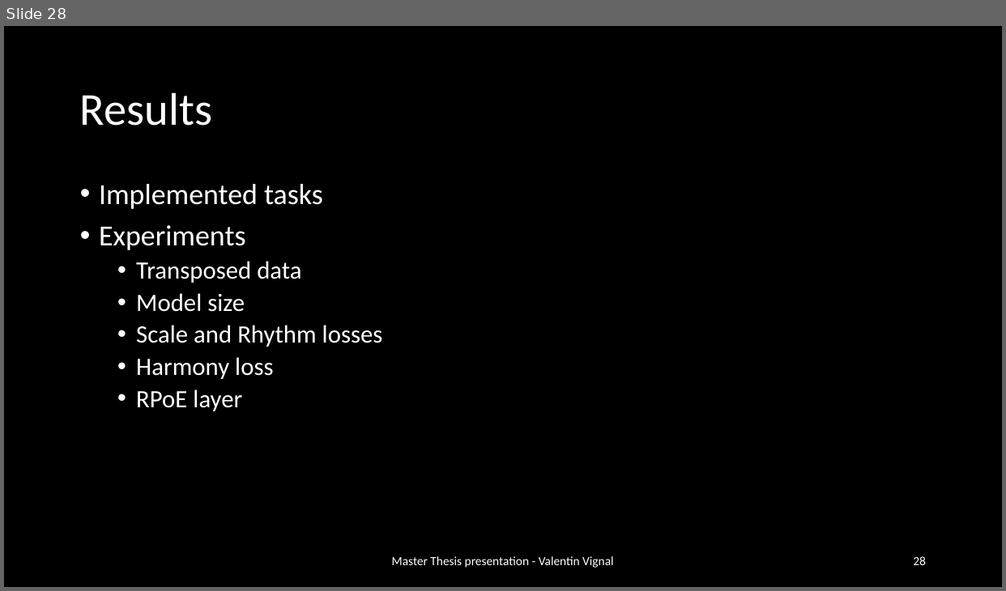
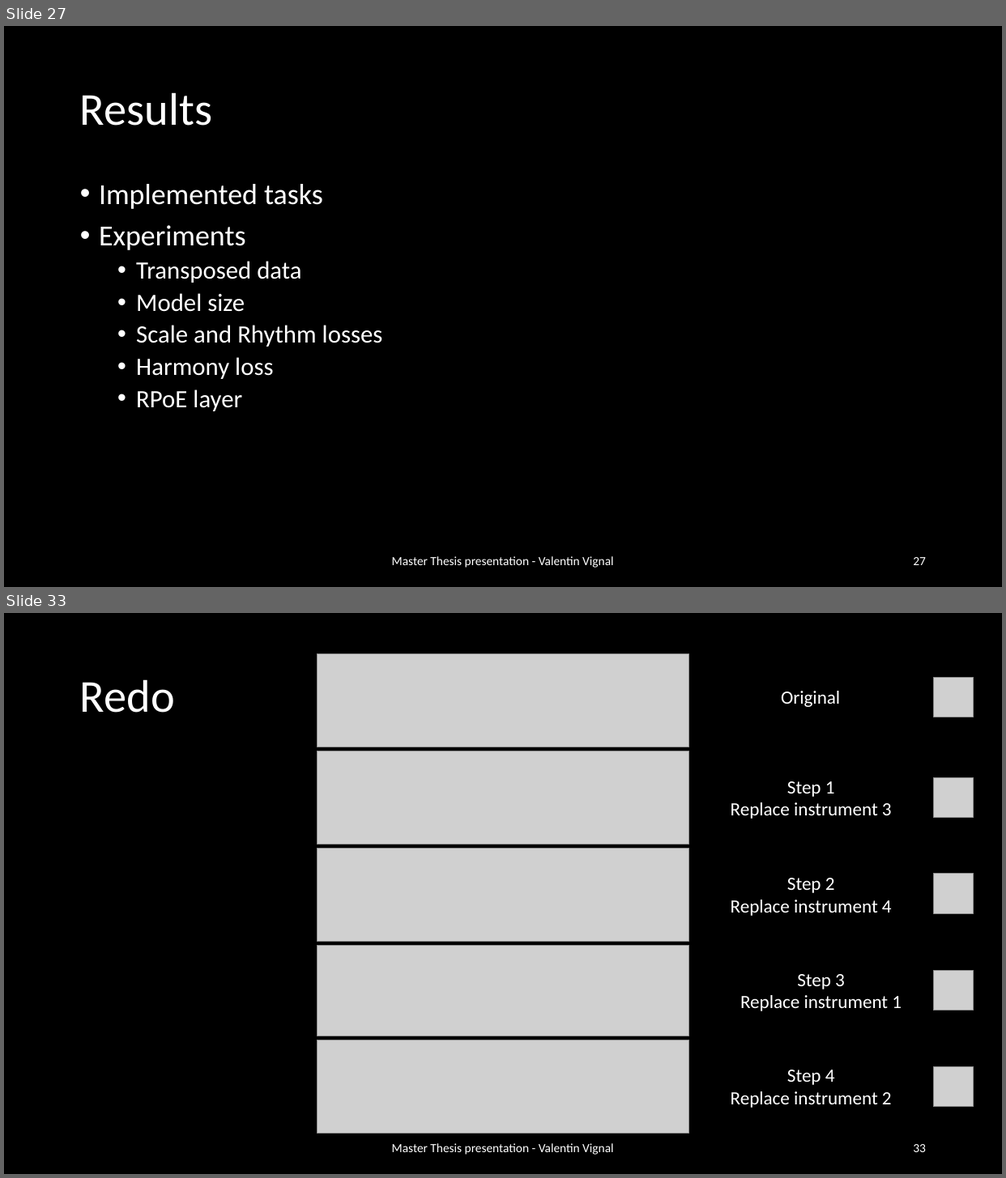
Before and after one commit to ValentinVignal/Dissertation-Report, a slide deck: Presentation/Presentation.pptx. Shown one above the other, each under a label of ours: slide 28 before the commit, slides 27 and 33 after it; the slides between them are not shown. The pictures are 1006x591 and 1006x1178 pixels, drawn with LibreOffice and Linux fonts; fonts in the diff are those of the drawing; grey boxes stand for pictures. Boxes give left, top, right and bottom in pixels: in the first picture for what was removed or moved away, otherwise in the second. Text is boxed around its words. In the diff, an @@ line names an element or a change of style, - is before the commit and + after.

```diff
--- a/Presentation/Presentation.pptx
+++ b/Presentation/Presentation.pptx
@@ slide 33 added at [4,613,1002,1174], background #000000 @@
@@ title added at [80,679,175,713], 44 pt, text #FFFFFF @@
+Redo
@@ picture added at [934,677,974,717] @@
@@ picture added at [934,777,974,817] @@
@@ picture added at [934,874,974,914] @@
@@ picture added at [934,971,974,1011] @@
@@ group added at [317,654,688,1133]: 5 pictures @@
@@ group added at [731,691,901,1108]: 5 texts @@
+Original
+Step 1
+Replace instrument 3
+Step 2
+Replace instrument 4
+Step 3
+Replace instrument 1
+Step 4
+Replace instrument 2
@@ picture added at [934,1067,974,1107] @@
@@ text added at [392,1144,613,1155], 12 pt, text #FFFFFF @@
+Master Thesis presentation - Valentin Vignal
@@ page number added at [913,1144,926,1152], 12 pt, text #FFFFFF @@
+33
@@ what was slide 28 is now slide 27 @@
@@ page number at [913,557,926,565]: text changed @@
-28
+27
```
Also in this commit, not shown: 13 slides changed, 18 other slides added, 45 other files.
